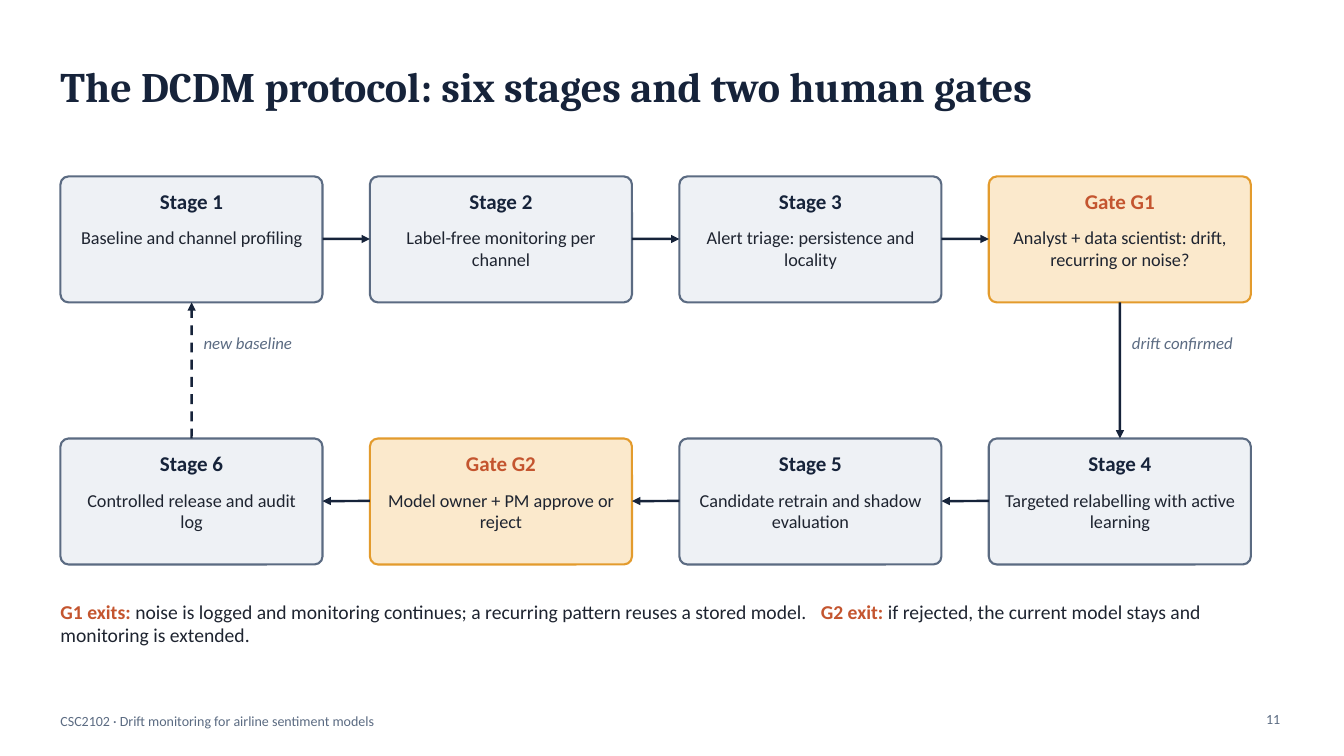
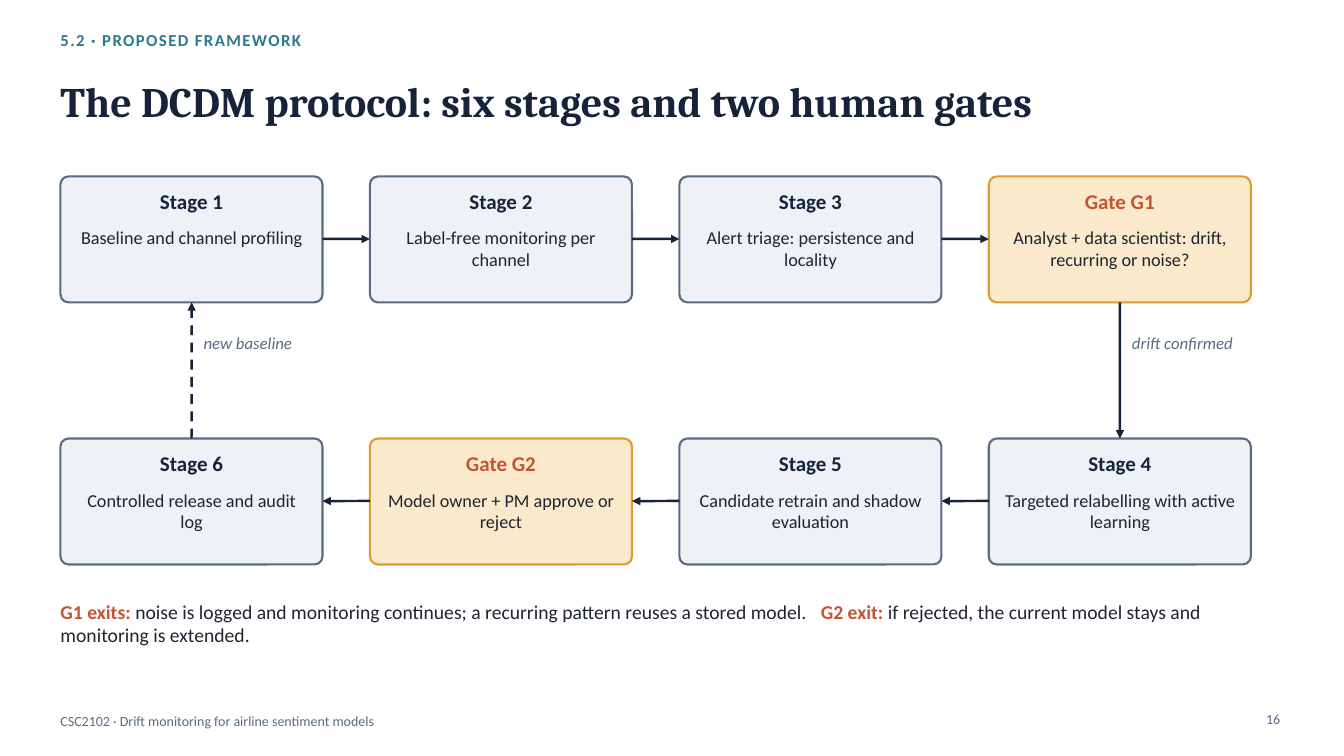
Before and after one commit to asimindxb2004-boop/csc2102-dcdm-slr, a slide deck: slide 16 of 2_Presentation/CSC2102_SLR_Presentation.pptx (slide 11 before the commit). Drawn at 1344x756 pixels with LibreOffice and Linux fonts; fonts in the diff are those of the drawing. Boxes give left, top, right and bottom in pixels: in the first picture for what was removed or moved away, otherwise in the second. Text is boxed around its words. In the diff, an @@ line names an element or a change of style, - is before the commit and + after.

```diff
--- a/2_Presentation/CSC2102_SLR_Presentation.pptx
+++ b/2_Presentation/CSC2102_SLR_Presentation.pptx
@@ text added at [60, 35, 301, 46], 12 pt, text #2B7A8C, bold @@
+5.2 · PROPOSED FRAMEWORK
@@ title "The DCDM protocol: six stages ...": place and size @@
-title "The DCDM protocol: six stages ..." at [60, 72, 1032, 112]
+title "The DCDM protocol: six stages ..." at [60, 87, 1032, 127]
@@ page number at [1266, 714, 1280, 724]: text changed @@
-11
+16
```
Also in this commit, not shown: 13 other slides changed, 6 slides added.
